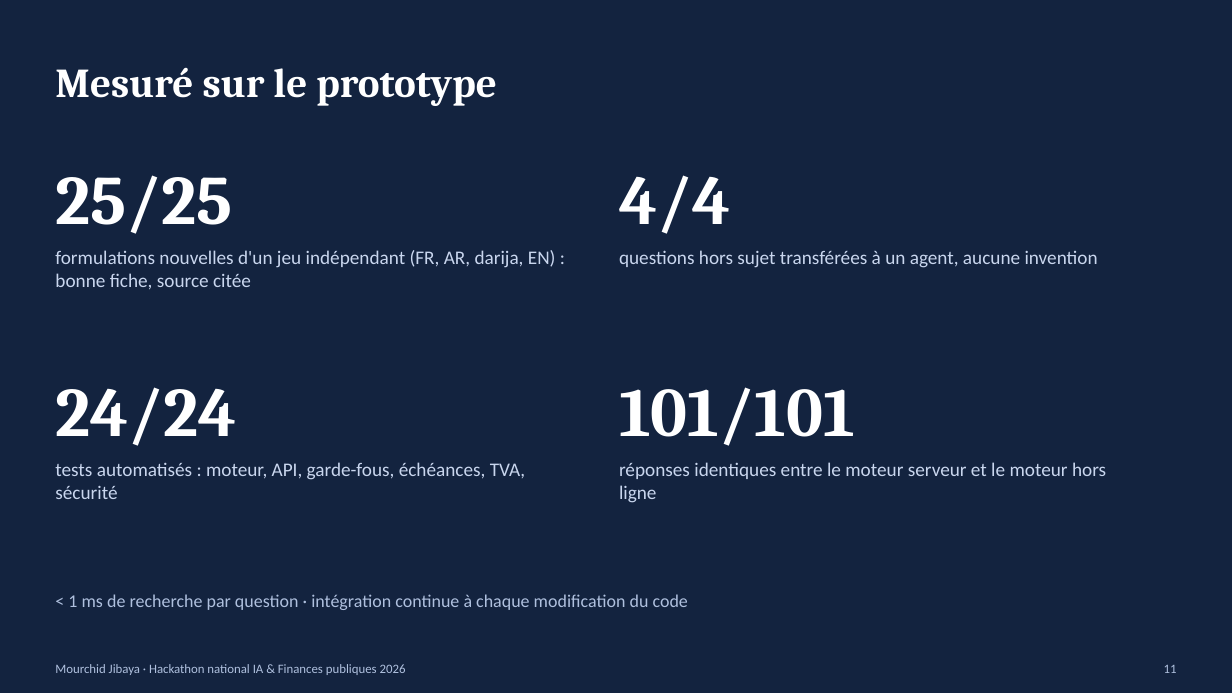
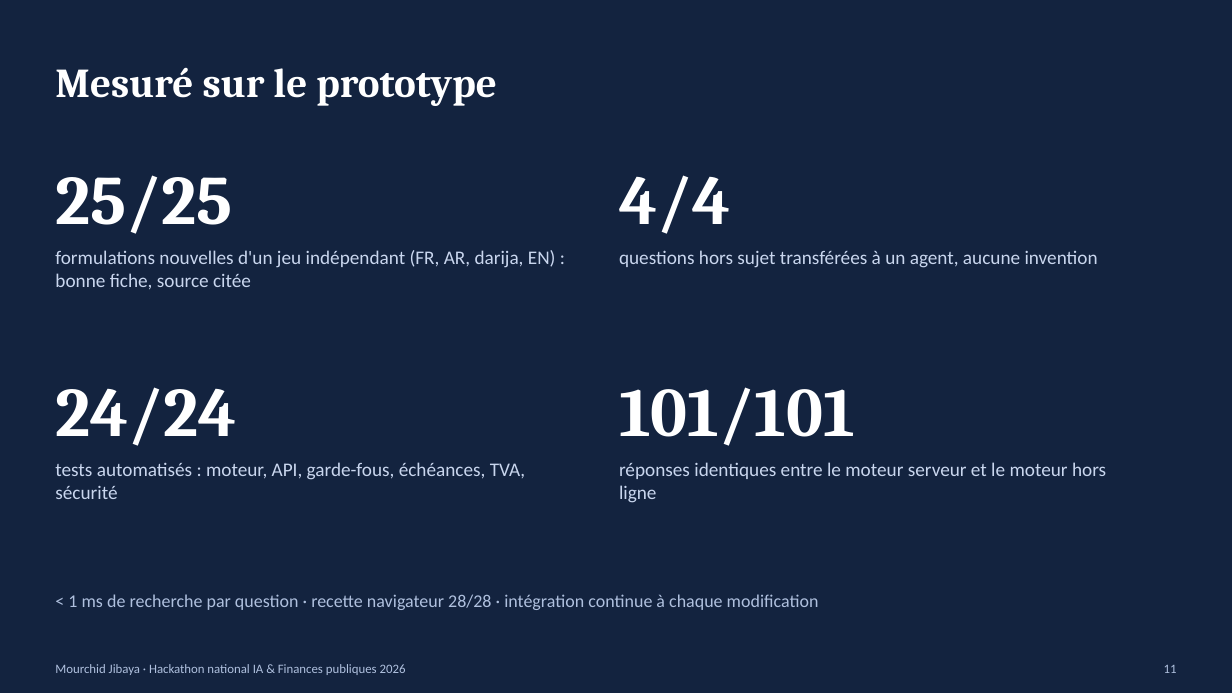
Before and after one commit to samehgassouma-cloud/mourchid-jibaya, a slide deck: slide 11 of docs/Pitch_Mourchid_Jibaya.pptx. Drawn at 1232x693 pixels with LibreOffice and Linux fonts; fonts in the diff are those of the drawing. Boxes give left, top, right and bottom in pixels: in the first picture for what was removed or moved away, otherwise in the second. Text is boxed around its words. In the diff, an @@ line names an element or a change of style, - is before the commit and + after.

```diff
--- a/docs/Pitch_Mourchid_Jibaya.pptx
+++ b/docs/Pitch_Mourchid_Jibaya.pptx
@@ text at box(68, 594, 819, 610): text changed @@
-< 1 ms de recherche par question · intégration continue à chaque modification du code
+< 1 ms de recherche par question · recette navigateur 28/28 · intégration continue à chaque modification
```
Also in this commit, not shown: 3 other slides changed, 18 other files.
